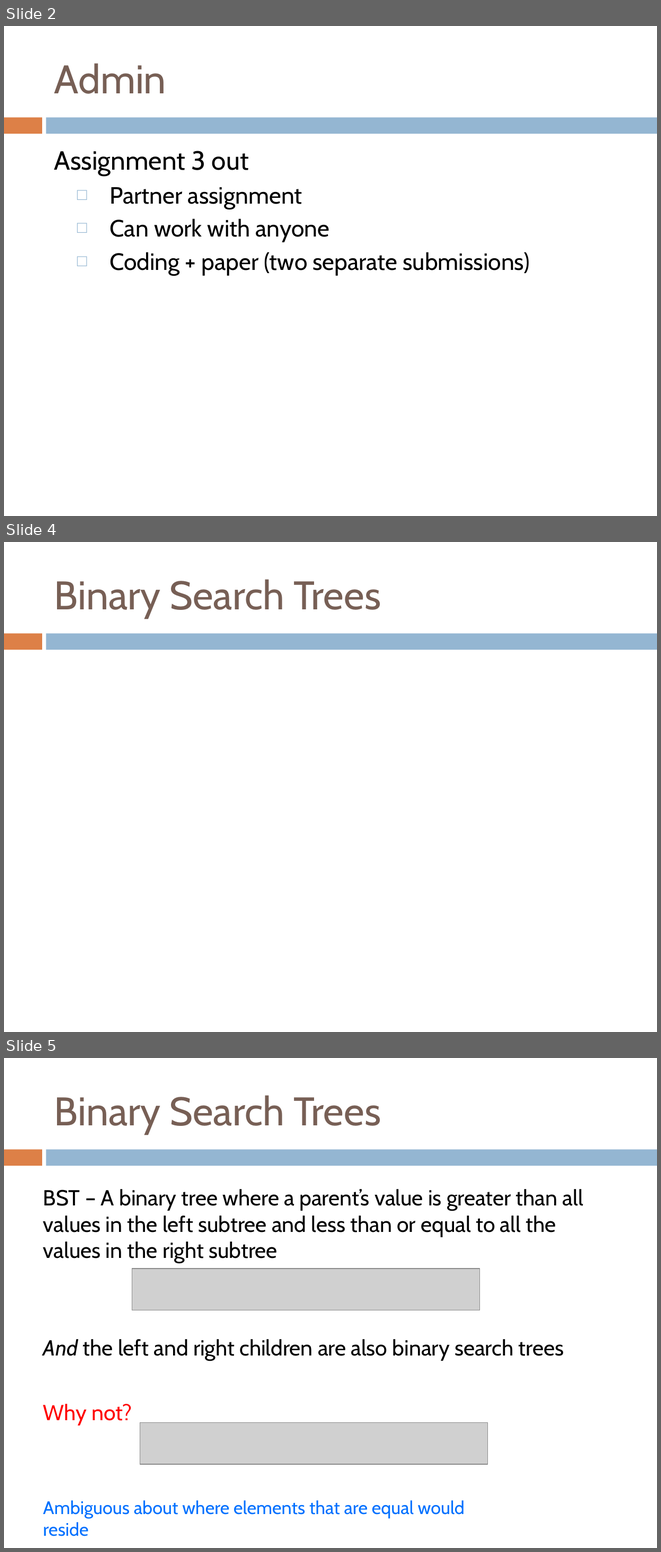
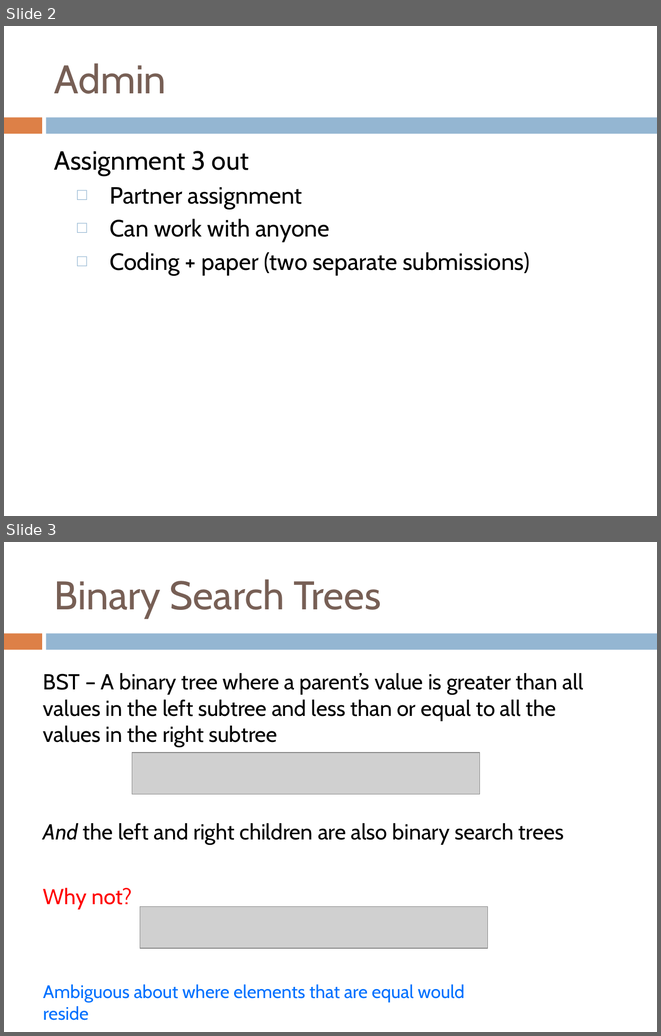
Before and after one commit to Collins-kariuk/Algorithms, a slide deck: Lectures/Lecture 07_Binary Search Trees.pptx. Shown one above the other, each under a label of ours: slides 2, 4 and 5 before the commit, slides 2 and 3 after it; the slides between them are not shown. The pictures are 661x1552 and 661x1036 pixels, drawn with LibreOffice and Linux fonts; fonts in the diff are those of the drawing; grey boxes stand for pictures. Boxes give left, top, right and bottom in pixels: in the first picture for what was removed or moved away, otherwise in the second. Text is boxed around its words. In the diff, an @@ line names an element or a change of style, - is before the commit and + after.

```diff
--- a/Lectures/Lecture 07_Binary Search Trees.pptx
+++ b/Lectures/Lecture 07_Binary Search Trees.pptx
@@ slide 4 removed at (4, 542, 657, 1032), background #FFFFFF; not listed: 2 template elements that a slide beside it also shows @@
@@ title removed at (54, 579, 381, 618) @@
-Binary Search Trees
@@ what was slide 5 is now slide 3 @@
```
Also in this commit, not shown: 10 slides changed, 1 other slide removed.
